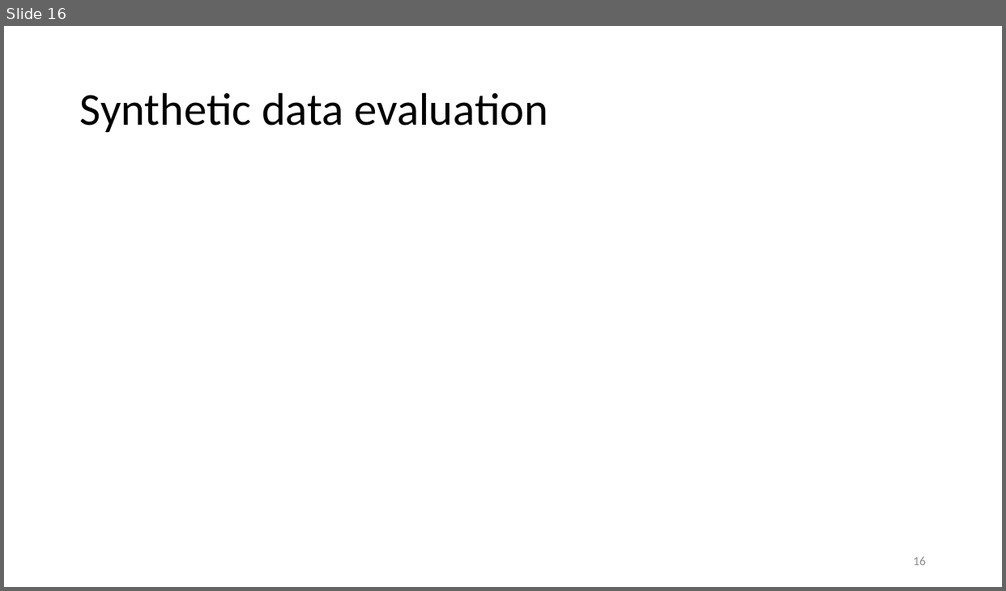
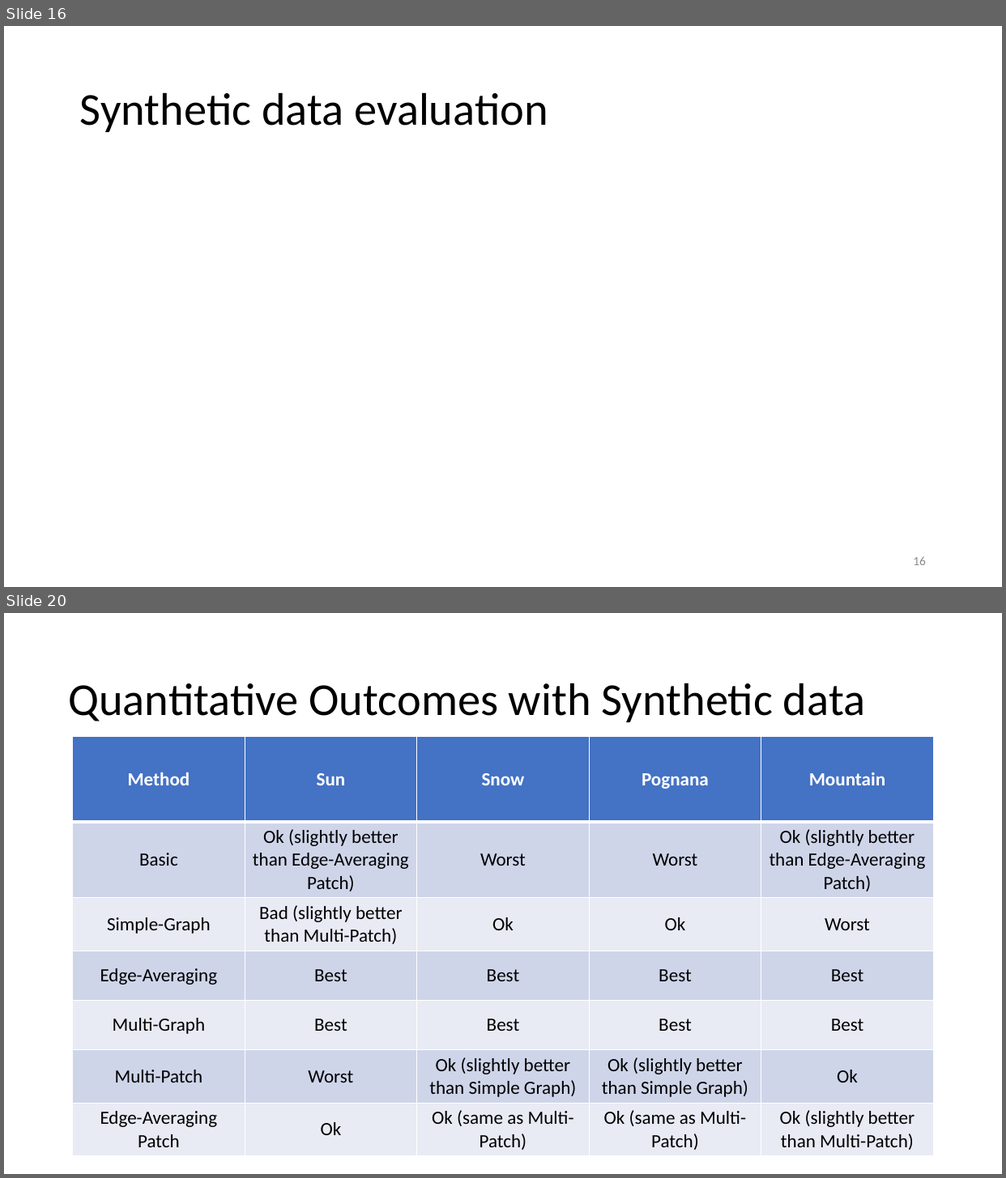
Before and after one commit to fasana-corrado/RGB-Mosaicing-via-Multigraph-Synchronization, a slide deck: presentation.pptx. Shown one above the other, each under a label of ours: slide 16 before the commit, slides 16 and 20 after it; the slides between them are not shown. The pictures are 1006x591 and 1006x1178 pixels, drawn with LibreOffice and Linux fonts; fonts in the diff are those of the drawing; grey boxes stand for pictures. Boxes give left, top, right and bottom in pixels: in the first picture for what was removed or moved away, otherwise in the second. Text is boxed around its words. In the diff, an @@ line names an element or a change of style, - is before the commit and + after.

```diff
--- a/presentation.pptx
+++ b/presentation.pptx
@@ slide 20 added at (4,613,1002,1174), background #FFFFFF @@
@@ title added at (68,683,865,722), 44 pt, text #000000 @@
+Quantitative Outcomes with Synthetic data
@@ table added at (73,736,934,1153), 7 rows, 5 columns @@
+Method | Sun | Snow | Pognana | Mountain
+Basic | Ok (slightly better than Edge-Averaging Patch) | Worst | Worst | Ok (slightly better than Edge-Averaging Patch)
+Simple-Graph | Bad (slightly better than Multi-Patch) | Ok | Ok | Worst
+Edge-Averaging | Best | Best | Best | Best
+Multi-Graph | Best | Best | Best | Best
+Multi-Patch | Worst | Ok (slightly better than Simple Graph) | Ok (slightly better than Simple Graph) | Ok
+Edge-Averaging Patch | Ok | Ok (same as Multi-Patch) | Ok (same as Multi-Patch) | Ok (slightly better than Multi-Patch)
```
Also in this commit, not shown: 4 slides changed, 2 other slides added, 1 slide removed, 10 other files.
